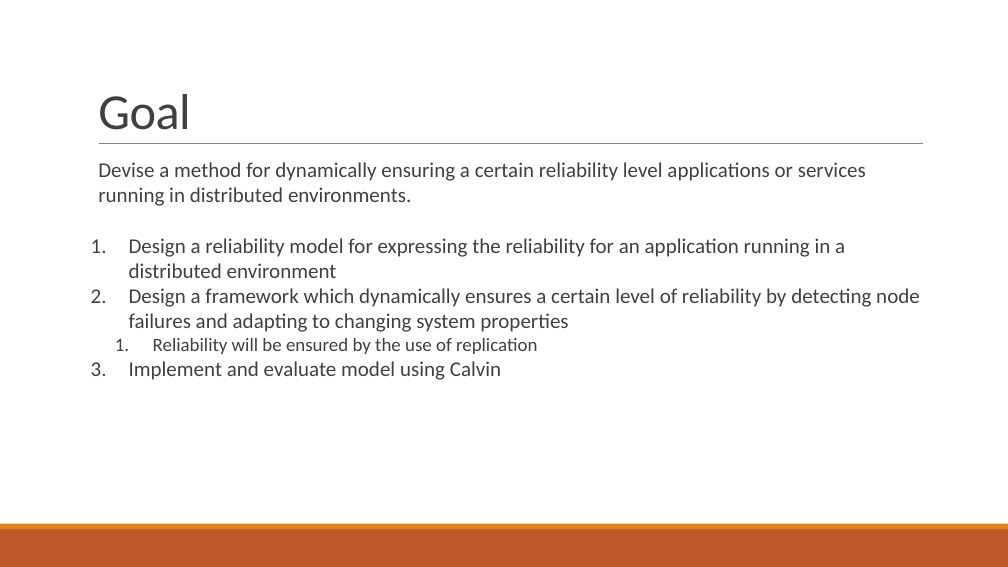
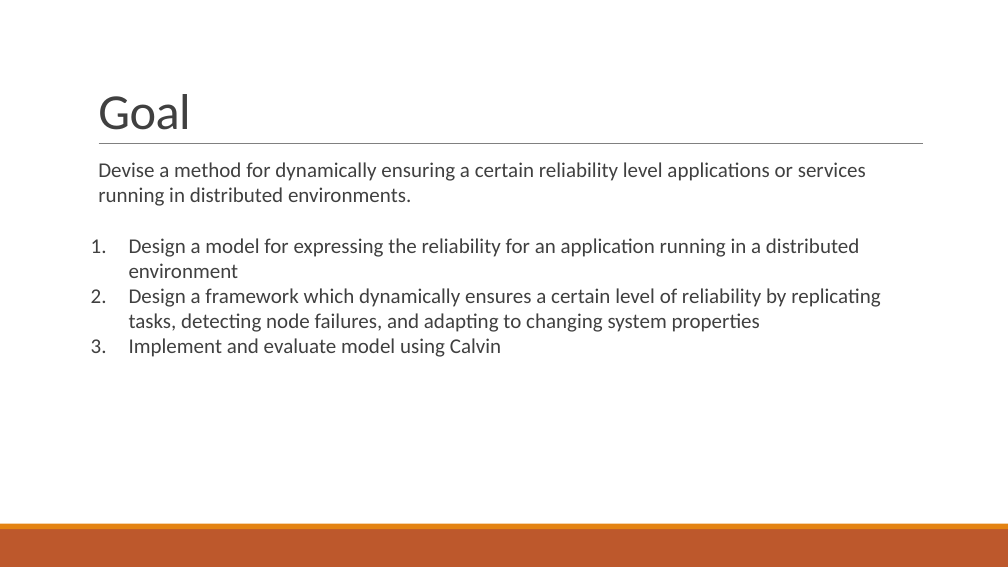
Before and after one commit to PStahl/master_thesis, a slide deck: slide 4 of presentation/presentation.pptx. Drawn at 1008x567 pixels with LibreOffice and Linux fonts; fonts in the diff are those of the drawing. Boxes give left, top, right and bottom in pixels: in the first picture for what was removed or moved away, otherwise in the second. Text is boxed around its words. In the diff, an @@ line names an element or a change of style, - is before the commit and + after.

Commit message:
update presentation

```diff
--- a/presentation/presentation.pptx
+++ b/presentation/presentation.pptx
@@ text at bbox=[129, 238, 880, 332]: text changed @@
-1. Design a reliability model for expressing the reliability for an application running in a distributed environment
-2. Design a framework which dynamically ensures a certain level of reliability by detecting node failures and adapting to changing system properties
-  1. Reliability will be ensured by the use of replication
+1. Design a model for expressing the reliability for an application running in a distributed environment
+2. Design a framework which dynamically ensures a certain level of reliability by replicating tasks, detecting node failures, and adapting to changing system properties
```
Also in this commit, not shown: 7 other slides changed, 6 slides added.
